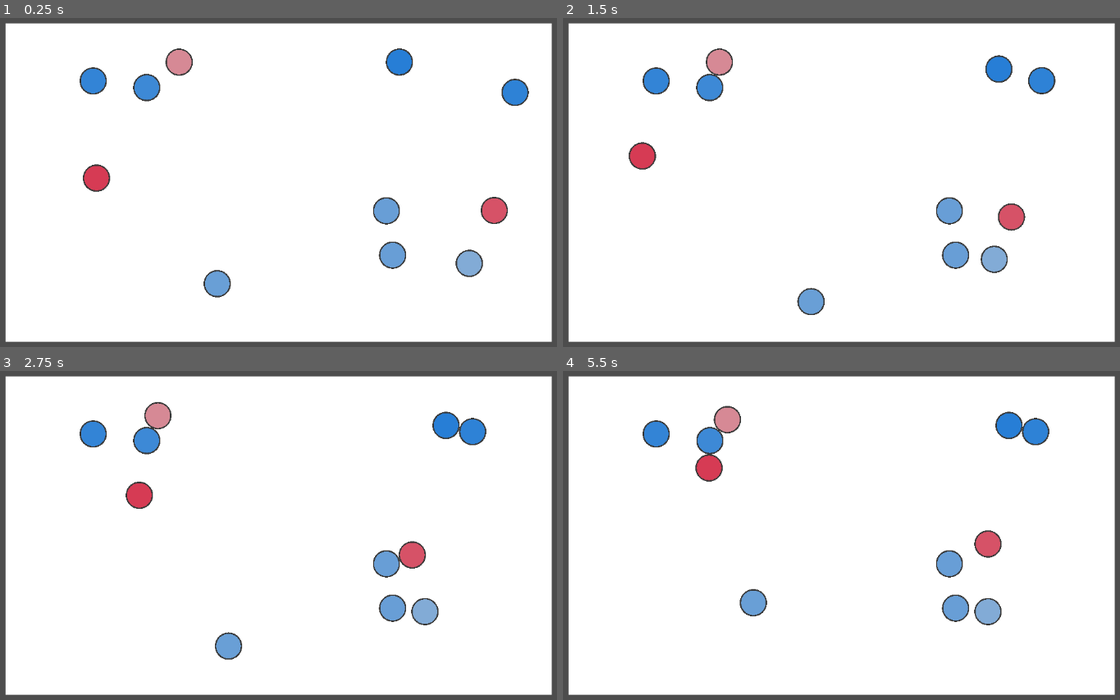
Above: before the commit, frames 1-4 (two rows, left to right).
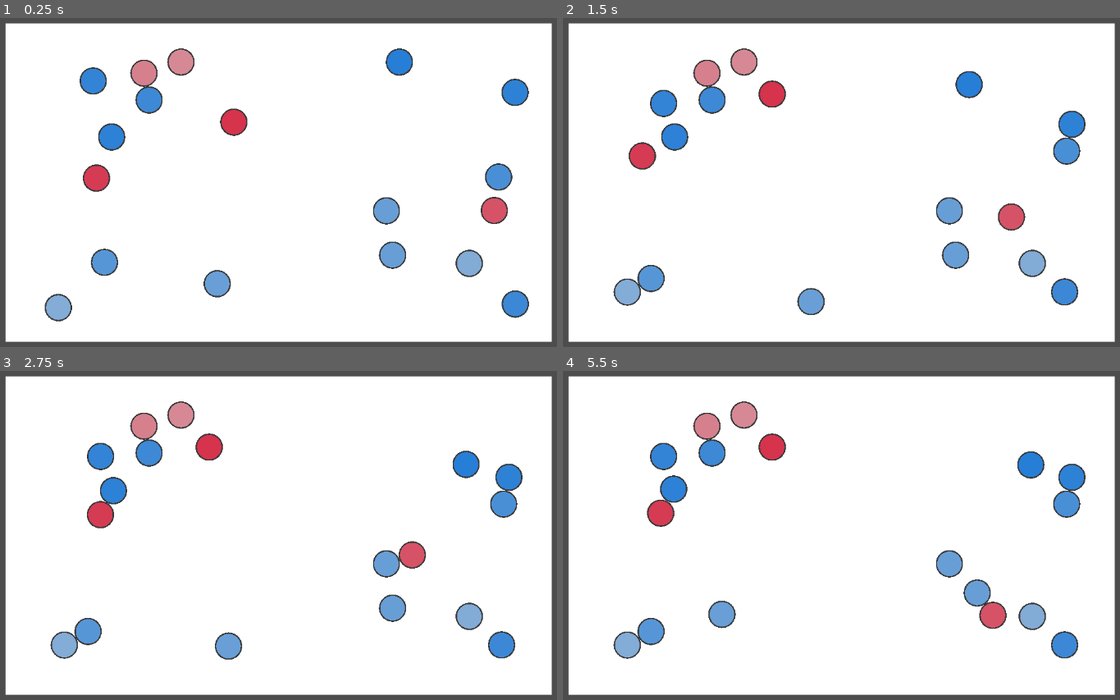
Above: after the commit, the same moments.

Repository: s7eamy/social-bubbles
Game: Godot game, scene res://scenes/levels/test_level/test_level.tscn
Two runs of this game, one before a commit and one after it. Both use one fixed random seed, a clock stepped at 60 frames per second and the inputs below. This scene is started directly instead of the project's main scene.
Inputs:
- Up to frame 1 (0.25 s): no input
- Up to frame 2 (1.5 s): no input
- Up to frame 3 (2.75 s): no input
- Up to frame 4 (5.5 s): no input

The runs differ from the first frame. In frame 1, 2.7% of the frame differs, in the area x 7-95%, y 9-93%; in frame 2, 5.7%; in frame 3, 6.4%; in frame 4, 7.9%, in the area x 8-94%, y 9-88%.

Commit message:
fix: increase number of random unit spawns

Diff:
--- a/scenes/levels/test_level/test_level.gd
+++ b/scenes/levels/test_level/test_level.gd
@@ -5,7 +5,7 @@
 # Called when the node enters the scene tree for the first time.
 func _ready() -> void:
     randomize()
-    var num_units = randi_range(6, 12)
+    var num_units = randi_range(12, 36)
     for i in range(num_units):
         var unit_instance = unit_scene.instantiate()
         unit_instance.position = Vector2(
